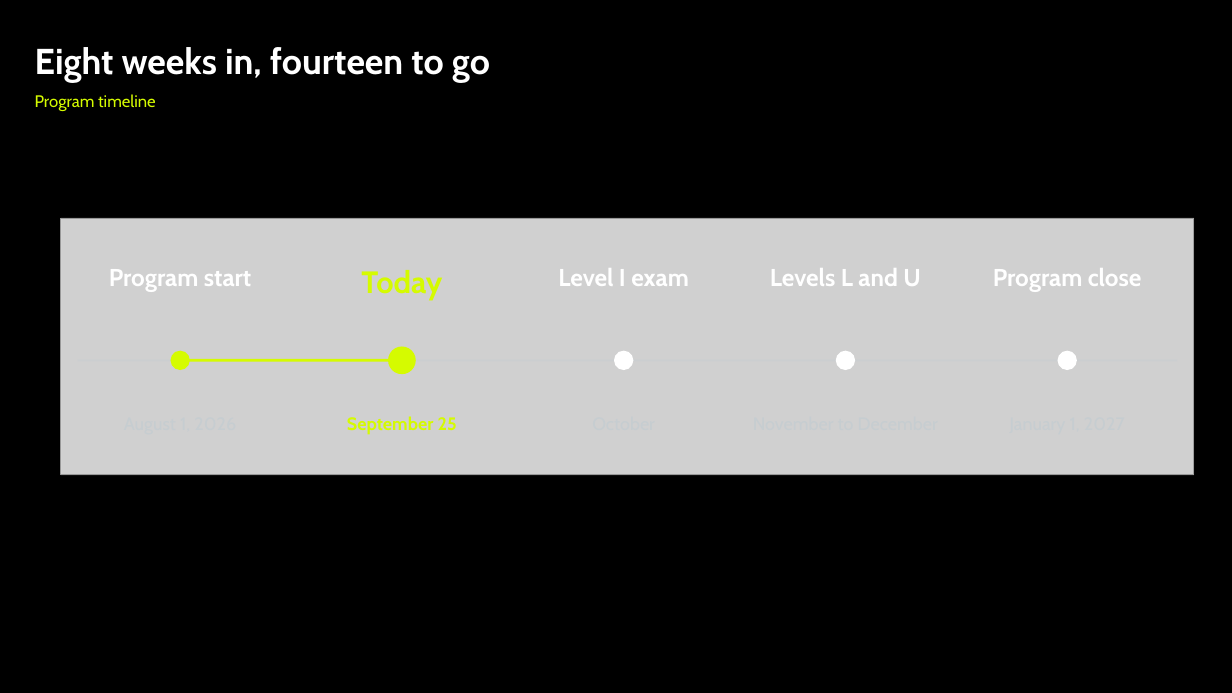
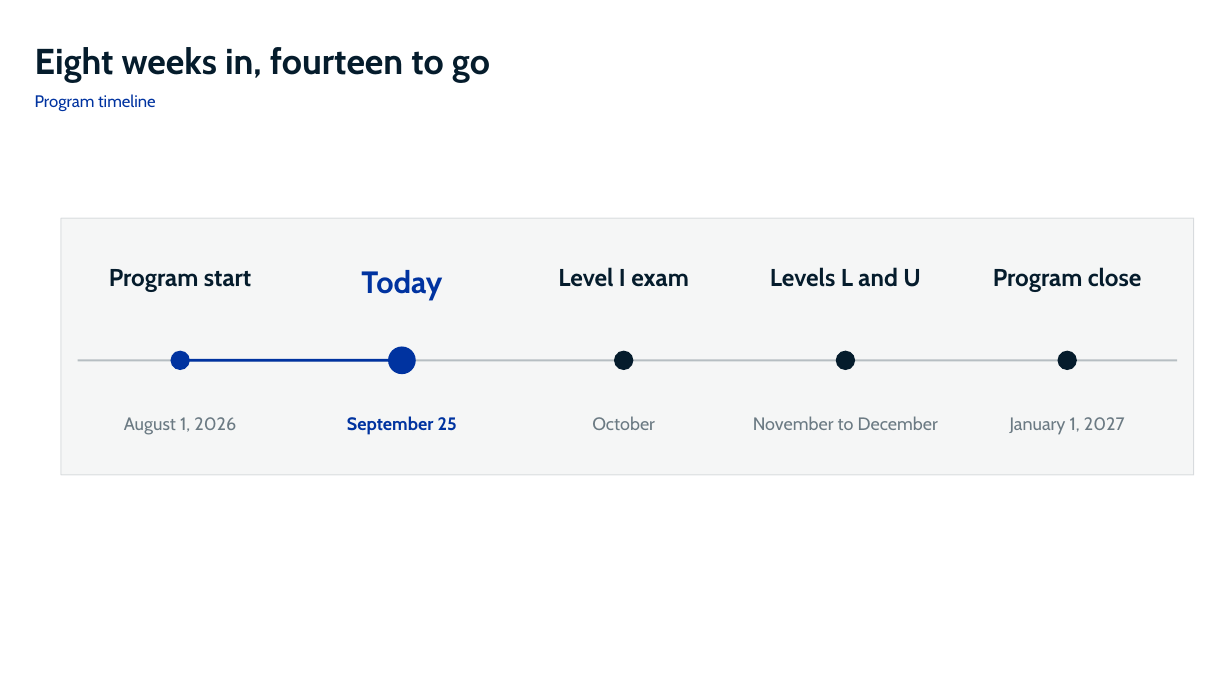
Before and after one commit to adaircarried/Claude-Design, a slide deck: slide 5 of presentations/Tenneco_Robotics_Setter_Diego_de_Leon.pptx. Drawn at 1232x693 pixels with LibreOffice and Linux fonts; fonts in the diff are those of the drawing; grey boxes stand for pictures; background and template pictures are left out. Boxes give left, top, right and bottom in pixels: in the first picture for what was removed or moved away, otherwise in the second. Text is boxed around its words. In the diff, an @@ line names an element or a change of style, - is before the commit and + after.

```diff
--- a/presentations/Tenneco_Robotics_Setter_Diego_de_Leon.pptx
+++ b/presentations/Tenneco_Robotics_Setter_Diego_de_Leon.pptx
@@ background picture (left out) to #FFFFFF @@
@@ rectangle: place and size @@
-rectangle at (78,360,1177,361)
+rectangle at (61,218,1194,475)
@@ rectangle at (61,218,1194,475): fill #C6CDD1 at 45% opacity to #051C2C at 4% opacity; outline none to #051C2C 0.75 pt @@
@@ picture removed at (61,218,1194,475) @@
@@ text colour #FFFFFF to #051C2C in 5 elements at (35,47,490,83), (109,269,251,292), (558,267,689,287), (770,267,920,287), (993,267,1142,292) @@
@@ fill #D5FB00 to #0033A0 in 3 elements at (170,350,189,370), (388,347,416,374), (180,359,402,361) @@
@@ fill #FFFFFF to #051C2C in 3 elements at (614,350,633,370), (836,350,855,370), (1057,350,1077,370) @@
@@ rectangle: place and size @@
-rectangle at (61,218,1194,475)
+rectangle at (78,360,1177,361)
@@ rectangle at (78,360,1177,361): fill none to #6B7A83 at 45% opacity; outline #FFFFFF 0.75 pt to none @@
@@ text colour #D5FB00 to #0033A0 in 3 elements at (35,94,156,111), (361,270,442,300), (347,416,457,435) @@
@@ text colour #C6CDD1 to #6B7A83 in 4 elements at (124,417,236,435), (592,416,655,430), (753,416,938,430), (1010,417,1125,435) @@
```
Also in this commit, not shown: 5 other slides changed, 3 other files.
